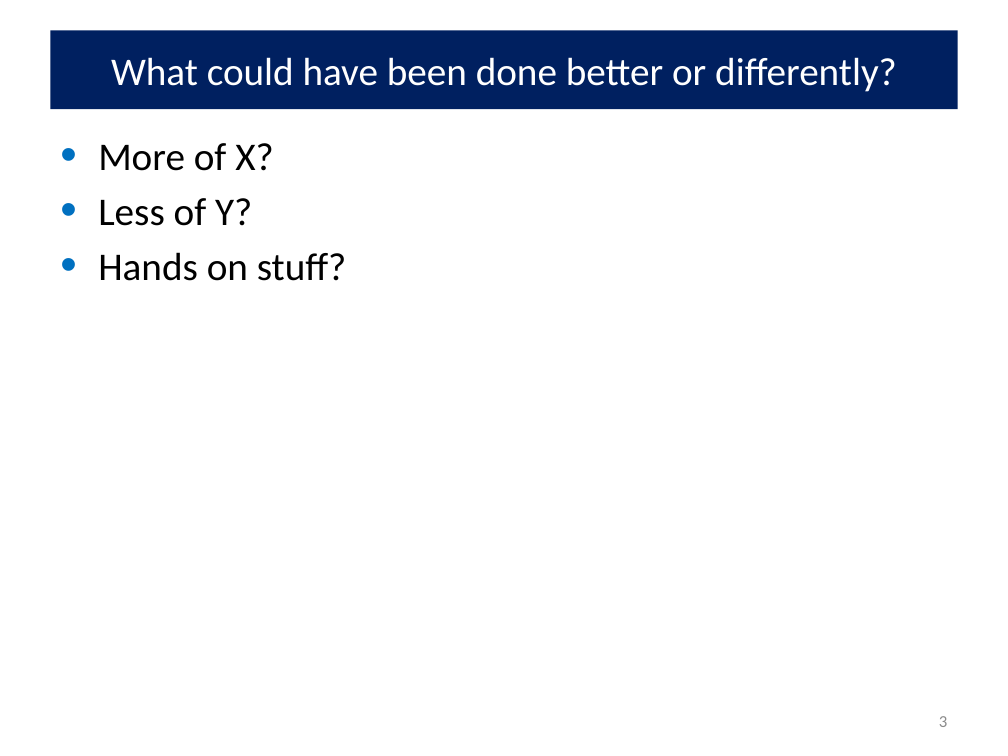
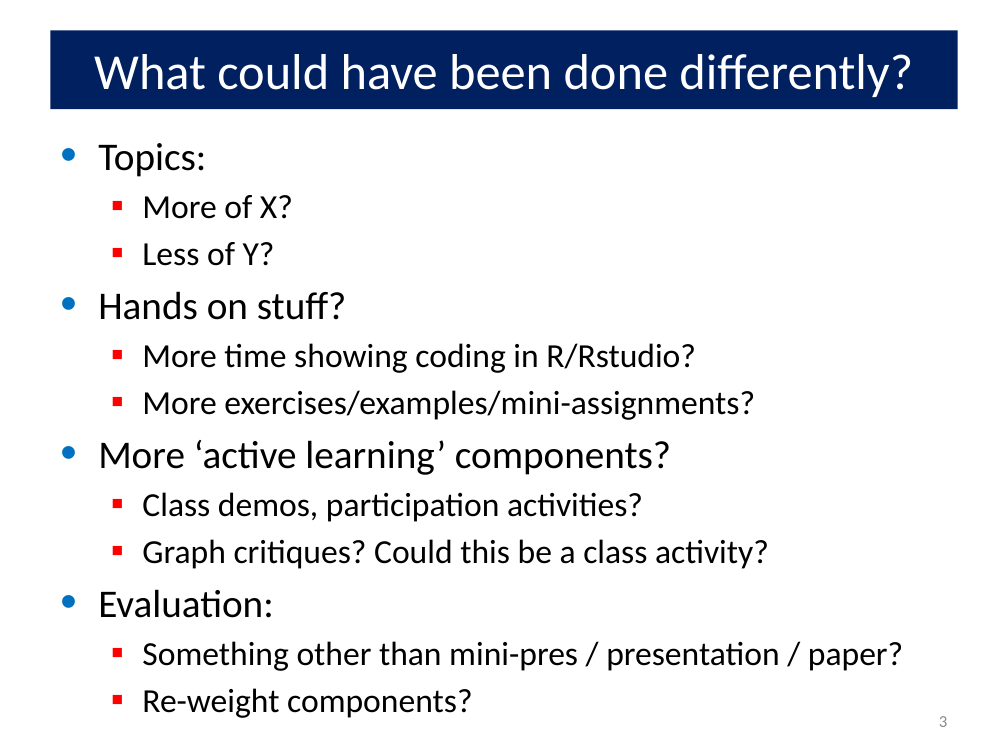
Before and after one commit to friendly/6135, a slide deck: slide 3 of docs/lectures/YourTurn.pptx. Drawn at 1008x756 pixels with LibreOffice and Linux fonts; fonts in the diff are those of the drawing. Boxes give left, top, right and bottom in pixels: in the first picture for what was removed or moved away, otherwise in the second. Text is boxed around its words. In the diff, an @@ line names an element or a change of style, - is before the commit and + after.

```diff
--- a/docs/lectures/YourTurn.pptx
+++ b/docs/lectures/YourTurn.pptx
@@ title at (94,54,913,97): text changed; size 28 to 36 pt @@
-What could have been done better or differently?
+What could have been done differently?
@@ text at (98,143,206,177): paragraph added @@
+• Topics:
@@ text at (142,195,293,266): size 28 to 24 pt in "More of X?", "Less of Y?"; bullet • to ▪; list level 1 to 2 in "More of X?"; bullet colour #0070C0 to #FF0000; list level 1 to 2 in "Less of Y?" @@
@@ text at (98,343,903,671): paragraphs added @@
+  ▪ More time showing coding in R/Rstudio?
+  ▪ More exercises/examples/mini-assignments?
+• More ‘active learning’ components?
+  ▪ Class demos, participation activities?
+  ▪ Graph critiques? Could this be a class activity?
+• Evaluation:
+  ▪ Something other than mini-pres / presentation / paper?
+  ▪ Re-weight components?
```
Also in this commit, not shown: 2 other slides changed, 17 other files.
